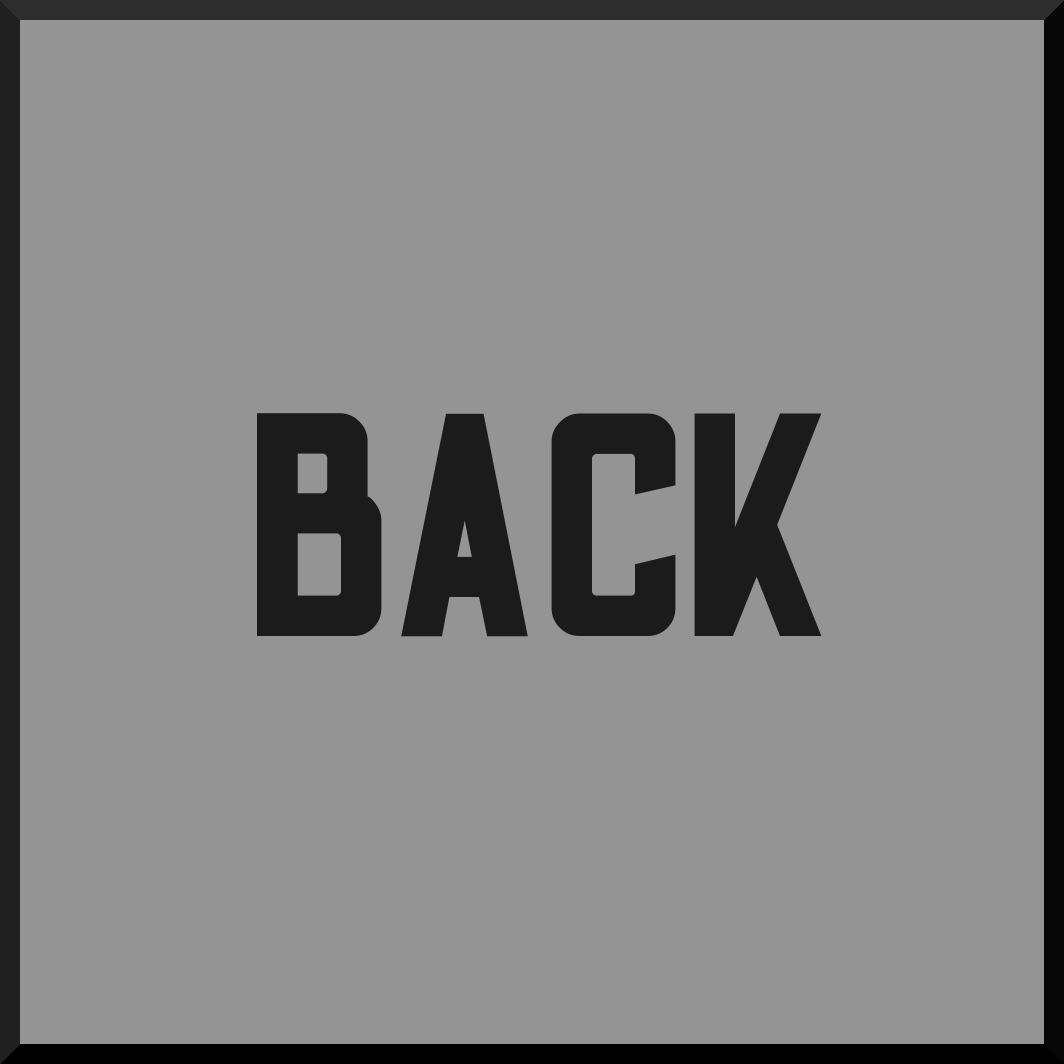
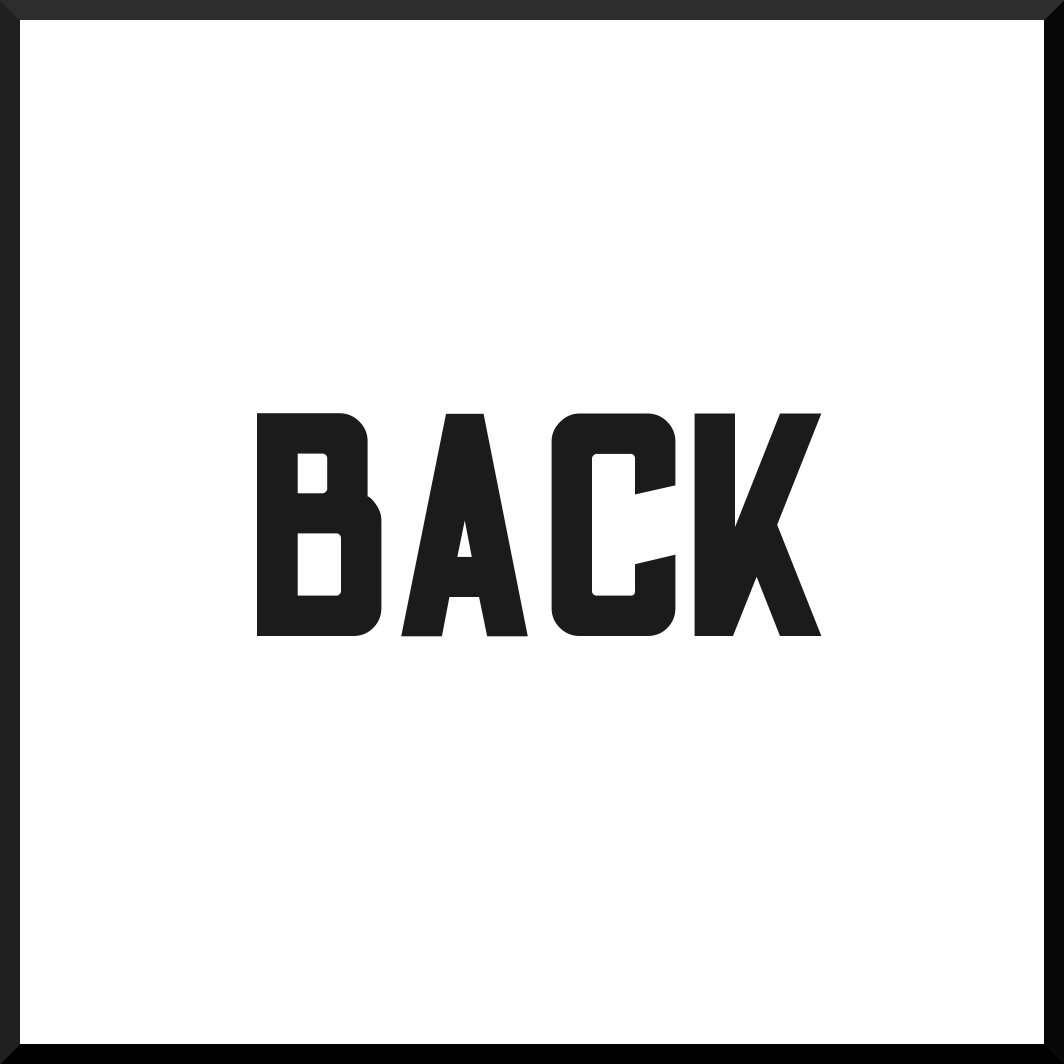
Layer changes from the first w=1064, h=1064 image to the second:
painted on "background" over [left=20, top=20, right=1044, bottom=1044]
